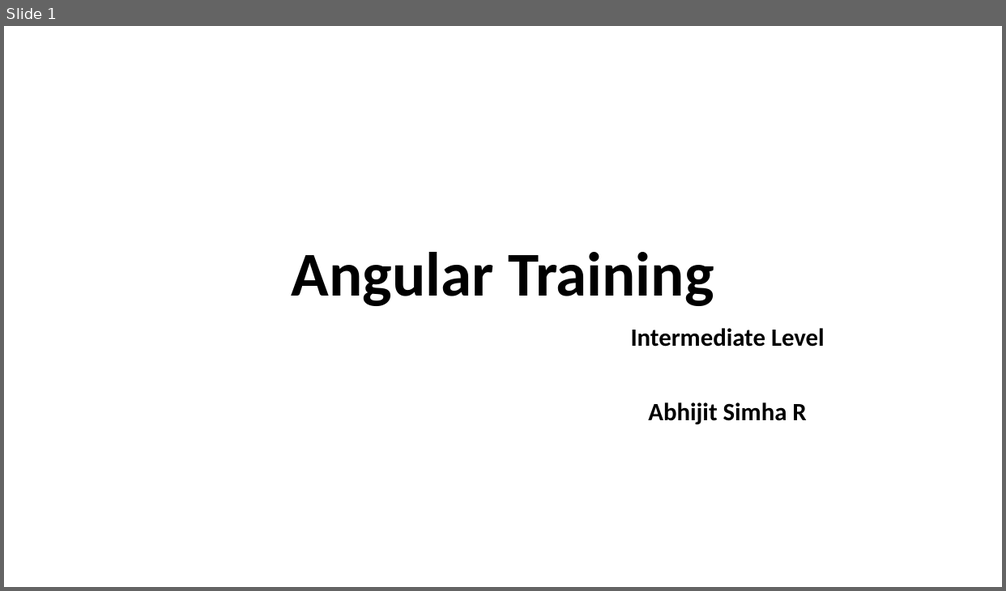
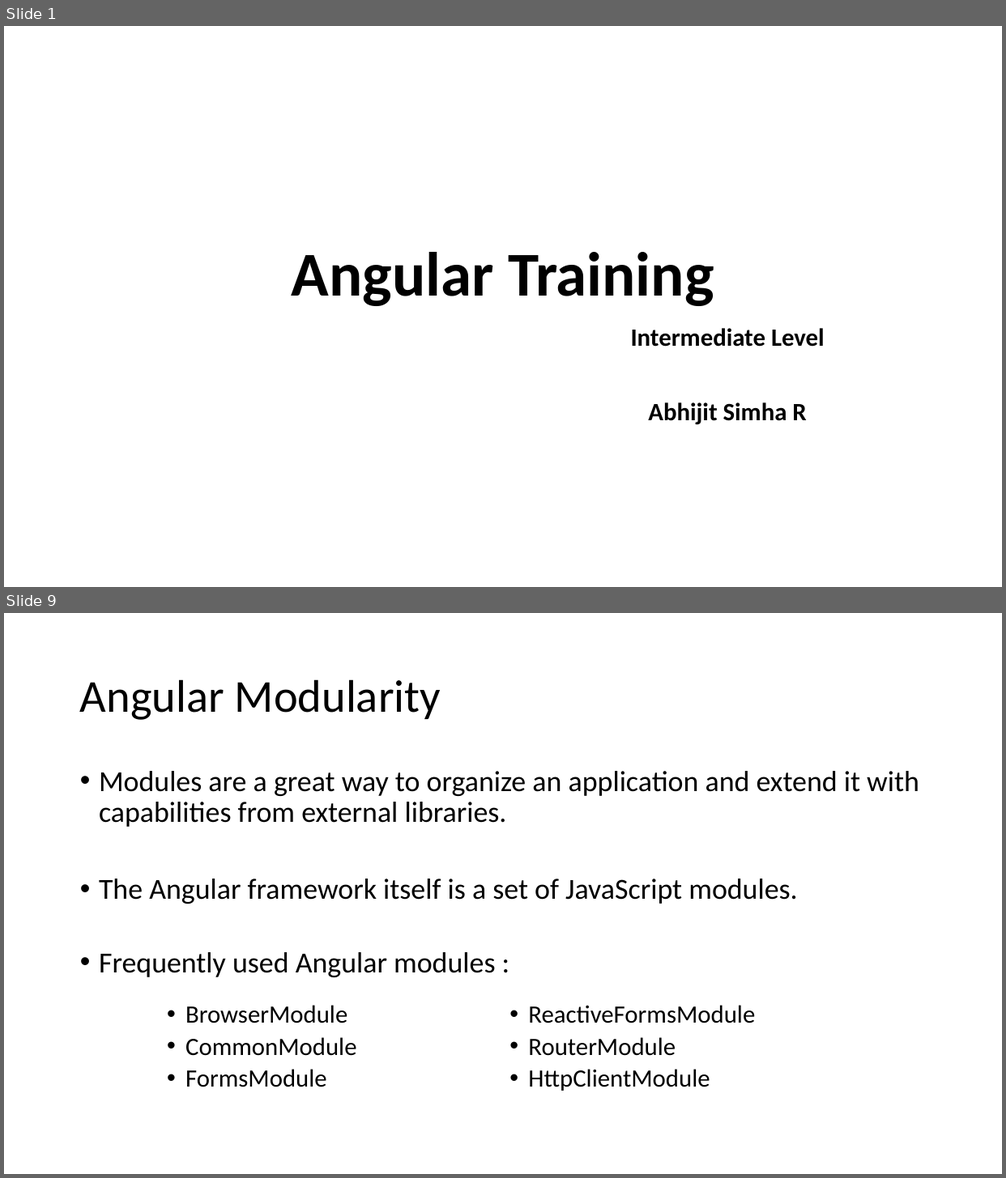
Before and after one commit to simhaabhijit/Angular-Training-Intermediate, a slide deck: Angular Intermediate Level Training PPT.pptx. Shown one above the other, each under a label of ours: slide 1 before the commit, slides 1 and 9 after it; the slides between them are not shown. The pictures are 1006x591 and 1006x1178 pixels, drawn with LibreOffice and Linux fonts; fonts in the diff are those of the drawing. Boxes give left, top, right and bottom in pixels: in the first picture for what was removed or moved away, otherwise in the second. Text is boxed around its words. In the diff, an @@ line names an element or a change of style, - is before the commit and + after.

Commit message:
save point till feature modules concept

```diff
--- a/Angular Intermediate Level Training PPT.pptx
+++ b/Angular Intermediate Level Training PPT.pptx
@@ slide 9 added at [4,613,1002,1174], background #FFFFFF @@
@@ title added at [80,679,441,720], 44 pt, text #000000 @@
+Angular Modularity
@@ text added at [99,771,919,977], 28 pt, text #000000 @@
+• Modules are a great way to organize an application and extend it with capabilities from external libraries.
+• The Angular framework itself is a set of JavaScript modules.
+• Frequently used Angular modules :
@@ text added at [185,1005,356,1088], 24 pt, text #000000 @@
+  • BrowserModule
+  • CommonModule
+  • FormsModule
@@ text added at [528,1005,755,1091], 24 pt, text #000000 @@
+  • ReactiveFormsModule
+  • RouterModule
+  • HttpClientModule
```
Also in this commit, not shown: 8 other slides added, 4 slides removed, 24 other files.
